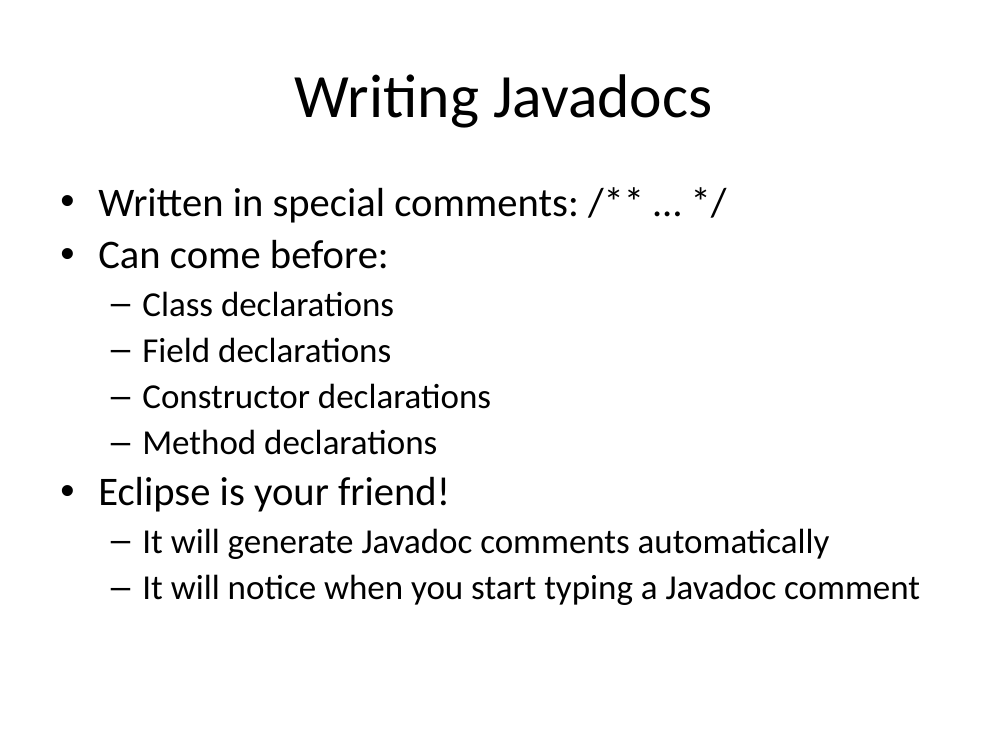
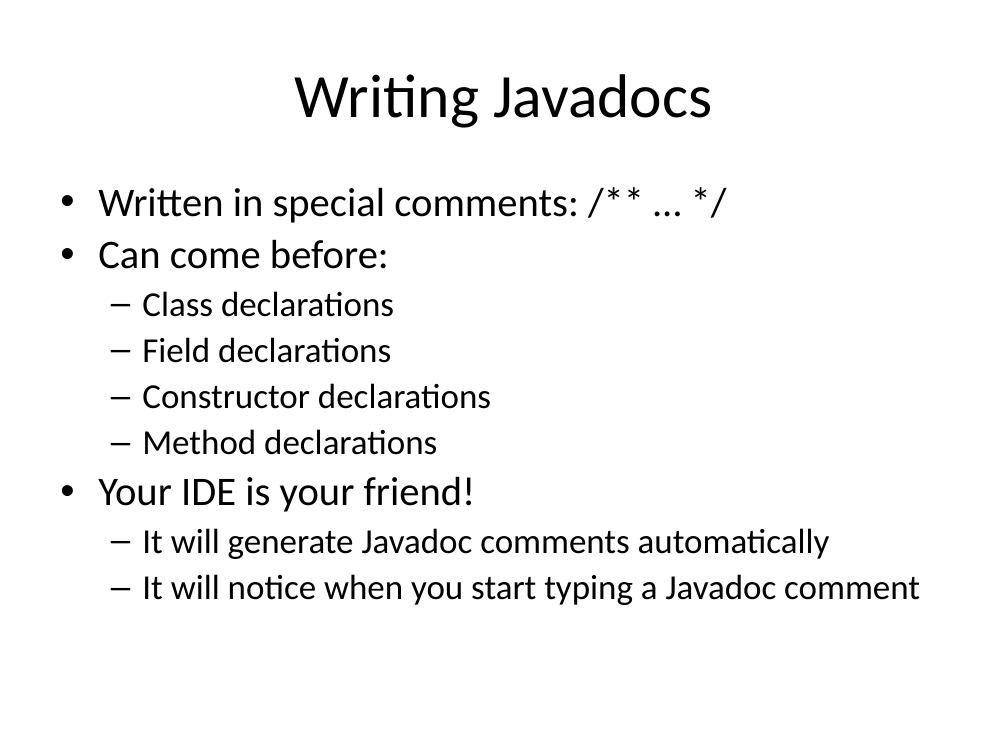
Before and after one commit to RHIT-CSSE/csse220, a slide deck: slide 5 of ClassMaterials/MapsAndObjectIntro/Slides/Part2-DocumentingCode.pptx. Drawn at 1008x756 pixels with LibreOffice and Linux fonts; fonts in the diff are those of the drawing. Boxes give left, top, right and bottom in pixels: in the first picture for what was removed or moved away, otherwise in the second. Text is boxed around its words. In the diff, an @@ line names an element or a change of style, - is before the commit and + after.

```diff
--- a/ClassMaterials/MapsAndObjectIntro/Slides/Part2-DocumentingCode.pptx
+++ b/ClassMaterials/MapsAndObjectIntro/Slides/Part2-DocumentingCode.pptx
@@ text at <box>98,476,476,512</box>: text changed @@
-• Eclipse is your friend!
+• Your IDE is your friend!
```
Also in this commit, not shown: 1 other slide changed, 3 other files.
